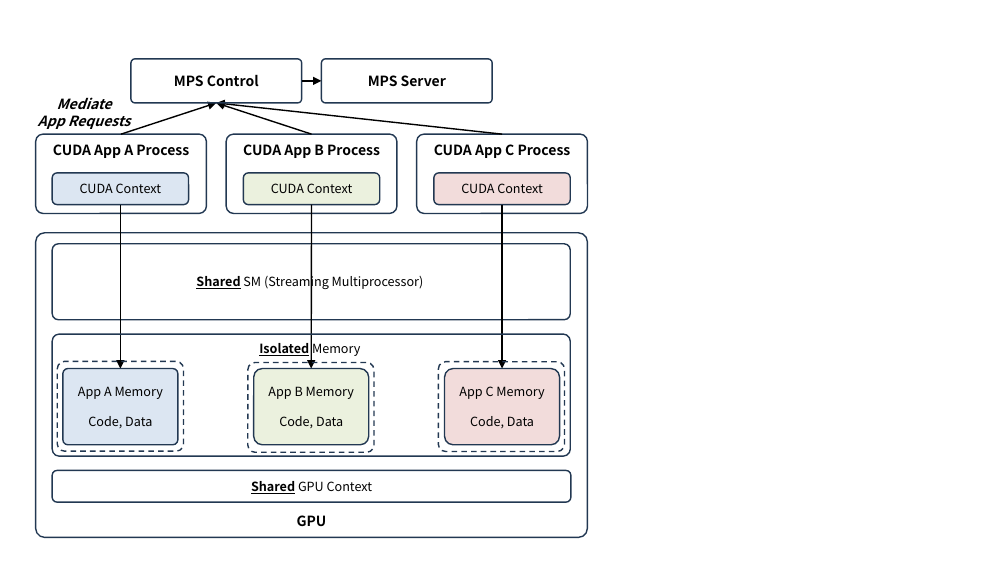
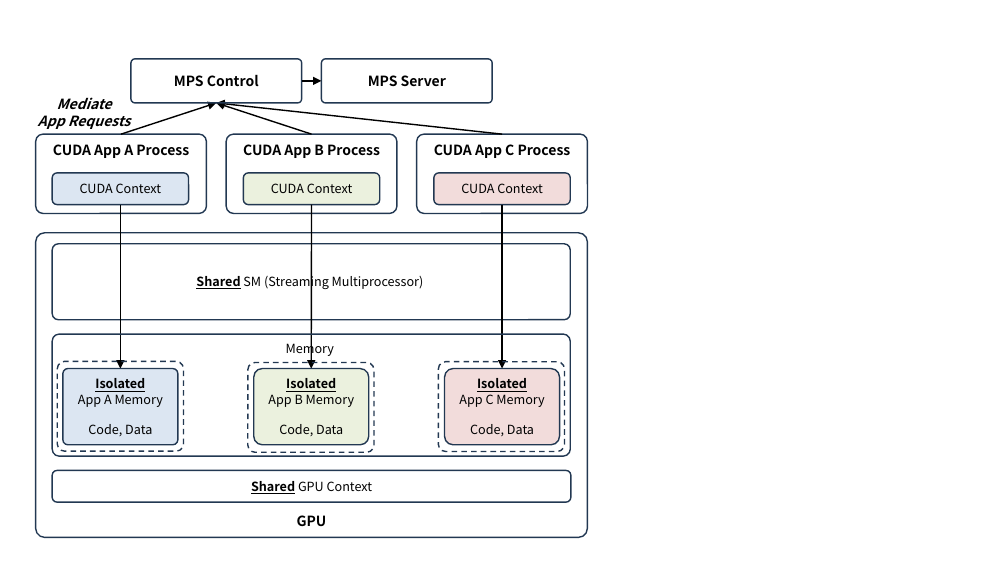
Before and after one commit to ssup2/blog-software, a slide deck: slide 6 of content/docs/theory-analysis/nvidia-gpu-sharing/images/images.pptx. Drawn at 1008x567 pixels with LibreOffice and Linux fonts; fonts in the diff are those of the drawing. Boxes give left, top, right and bottom in pixels: in the first picture for what was removed or moved away, otherwise in the second. Text is boxed around its words. In the diff, an @@ line names an element or a change of style, - is before the commit and + after.

```diff
--- a/content/docs/theory-analysis/nvidia-gpu-sharing/images/images.pptx
+++ b/content/docs/theory-analysis/nvidia-gpu-sharing/images/images.pptx
@@ text in rounded rectangle at (x1=286, y1=340, x2=334, y2=357): text changed; bold off @@
-Isolated Memory
+Memory
@@ text in rounded rectangle at (x1=95, y1=378, x2=145, y2=392): paragraph added @@
+Isolated
@@ text in rounded rectangle at (x1=286, y1=378, x2=336, y2=392): paragraph added @@
+Isolated
@@ text in rounded rectangle at (x1=477, y1=378, x2=527, y2=392): paragraph added @@
+Isolated
```
Also in this commit, not shown: 3 other slides changed.
